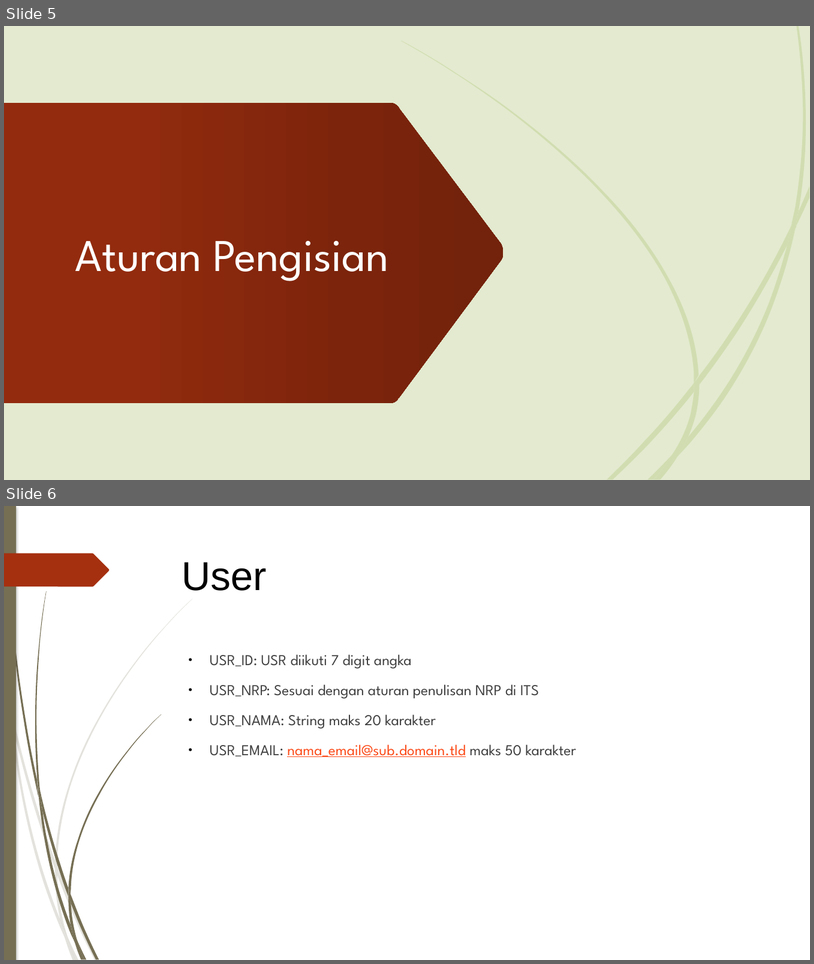
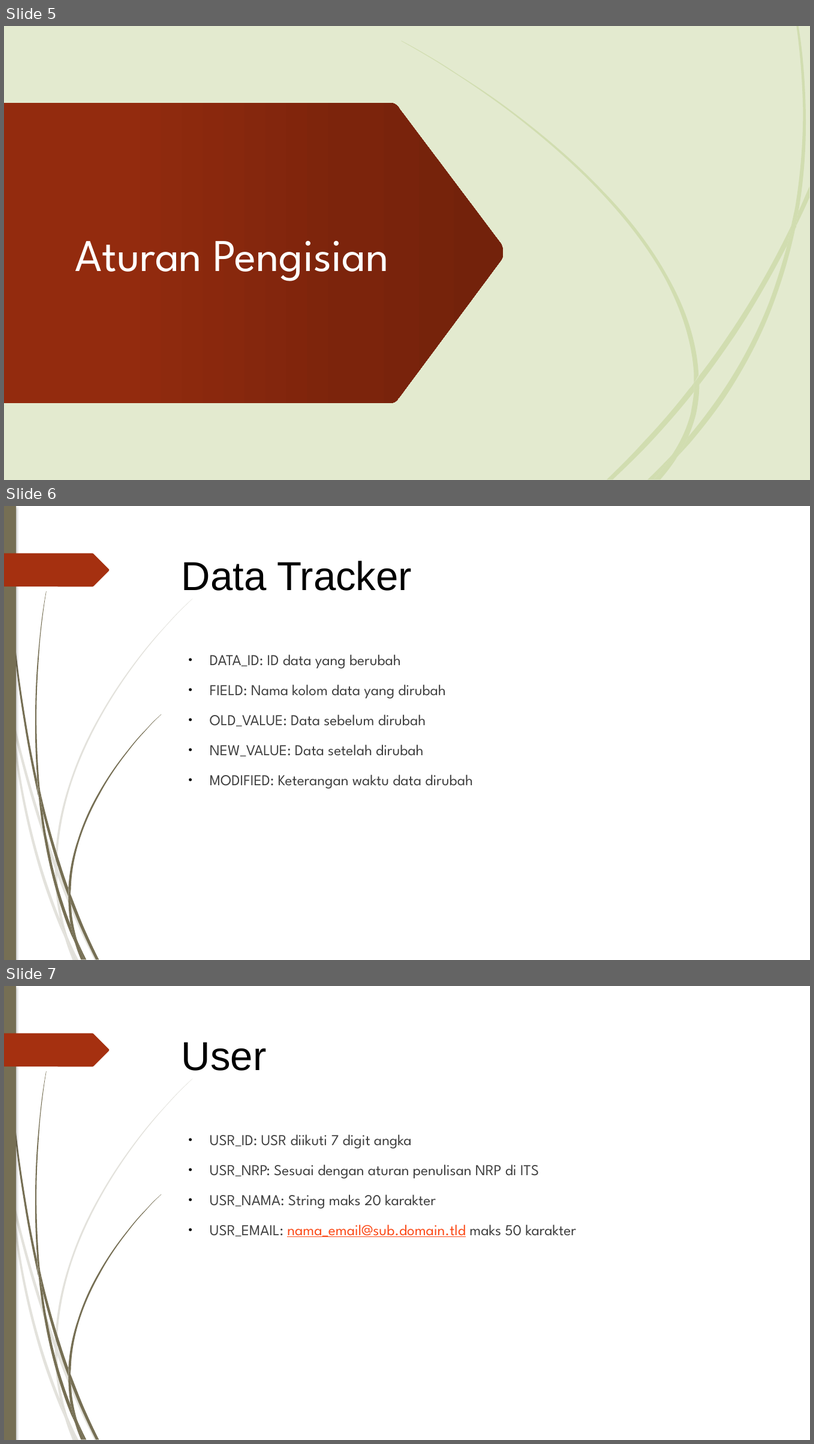
Before and after one commit to maybefunny/fpmbda, a slide deck: FP_MBD_A.pptx. Shown one above the other, each under a label of ours: slides 5 and 6 before the commit, slides 5, 6 and 7 after it. The pictures are 814x964 and 814x1444 pixels, drawn with LibreOffice and Linux fonts; fonts in the diff are those of the drawing. Boxes give left, top, right and bottom in pixels: in the first picture for what was removed or moved away, otherwise in the second. Text is boxed around its words. In the diff, an @@ line names an element or a change of style, - is before the commit and + after.

Commit message:
add data tracking

```diff
--- a/FP_MBD_A.pptx
+++ b/FP_MBD_A.pptx
@@ slide 6 added at [4, 506, 810, 960], background #FFFFFF; not listed: 24 template elements that a slide beside it also shows @@
@@ text added at [182, 561, 412, 591], 48 pt, text #000000 @@
+Data Tracker
@@ text added at [210, 654, 473, 789], 18 pt, text #404040 @@
+● DATA_ID: ID data yang berubah
+● FIELD: Nama kolom data yang dirubah
+● OLD_VALUE: Data sebelum dirubah
+● NEW_VALUE: Data setelah dirubah
+● MODIFIED: Keterangan waktu data dirubah
@@ what was slide 6 is now slide 7 @@
```
